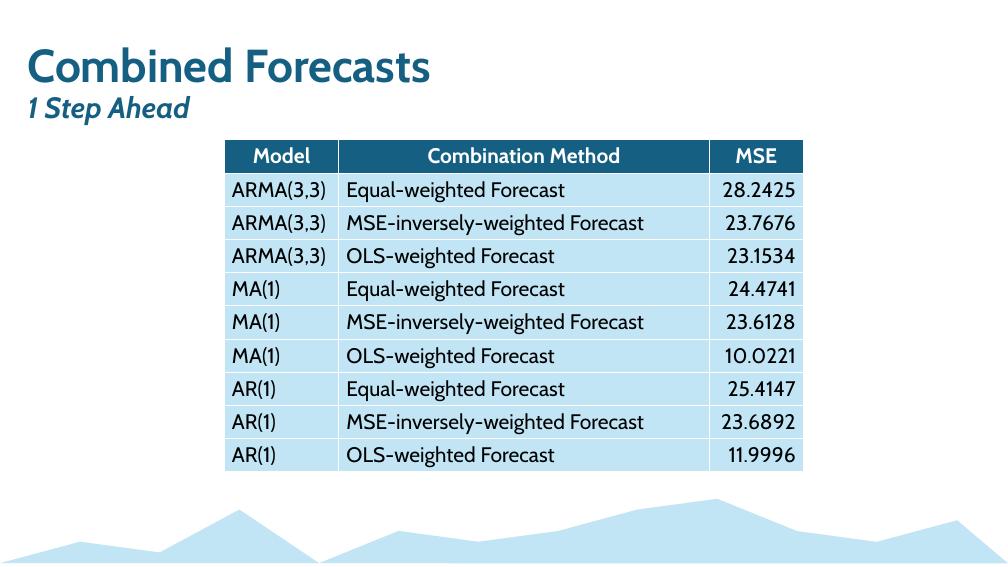
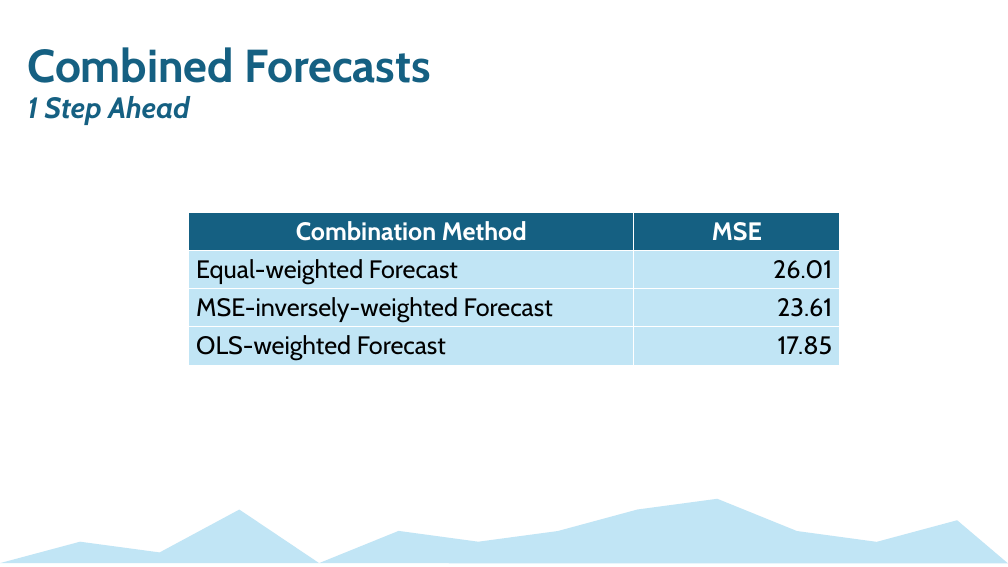
Before and after one commit to mckenzie-maidl/data5305-traffic-predictions, a slide deck: slide 6 of Presentations/Step2Presentation_ECON5305_DataTranslationChallenge.pptx. Drawn at 1008x567 pixels with LibreOffice and Linux fonts; fonts in the diff are those of the drawing. Boxes give left, top, right and bottom in pixels: in the first picture for what was removed or moved away, otherwise in the second. Text is boxed around its words. In the diff, an @@ line names an element or a change of style, - is before the commit and + after.

```diff
--- a/Presentations/Step2Presentation_ECON5305_DataTranslationChallenge.pptx
+++ b/Presentations/Step2Presentation_ECON5305_DataTranslationChallenge.pptx
@@ table removed at [225,140,804,472], 10 rows, 3 columns @@
-Model | Combination Method | MSE
-ARMA(3,3) | Equal-weighted Forecast | 28.2425
-ARMA(3,3) | MSE-inversely-weighted Forecast | 23.7676
-ARMA(3,3) | OLS-weighted Forecast | 23.1534
-MA(1) | Equal-weighted Forecast | 24.4741
-MA(1) | MSE-inversely-weighted Forecast | 23.6128
-MA(1) | OLS-weighted Forecast | 10.0221
-AR(1) | Equal-weighted Forecast | 25.4147
-AR(1) | MSE-inversely-weighted Forecast | 23.6892
-AR(1) | OLS-weighted Forecast | 11.9996
@@ table added at [188,212,839,365], 4 rows, 2 columns @@
+Combination Method | MSE
+Equal-weighted Forecast | 26.01
+MSE-inversely-weighted Forecast | 23.61
+OLS-weighted Forecast | 17.85
```
Also in this commit, not shown: 6 other slides changed, 2 other files.
